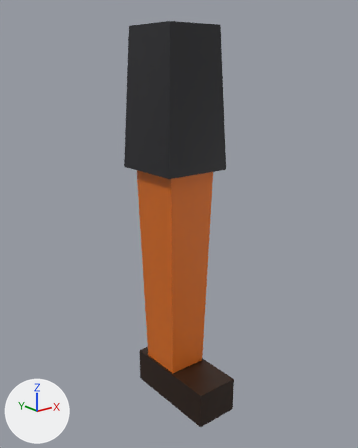
Two versions of the glTF model examples/solid-eleven/assets/shared/models/leg_k05.glb, one commit apart.
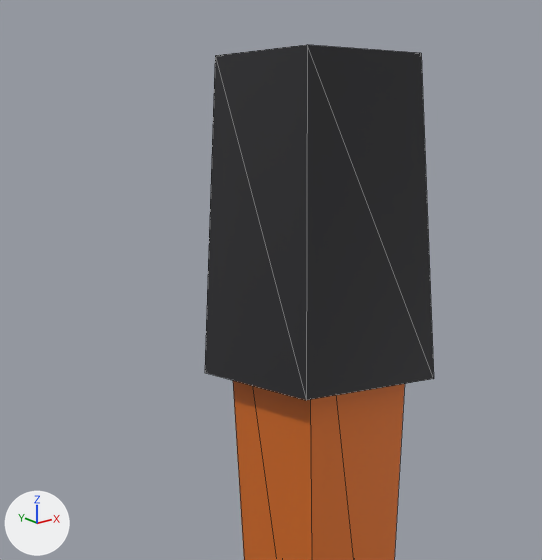
Old and new are each drawn whole from a 50 mm lens placed at (-0.729, -0.929, -0.072), pointed at (-0.009, -0.028, -0.432) and again close up on the part from 9% to 77% of the width and 0% to 56% of the height. Lighting does not change. The marker at lower left points along +X, +Y and +Z. The older version's two pictures come first. The close-ups show mesh edges as thin lines. Vertices at exactly the same position are counted once.

In view in the first close-up: 'leg_kit'.
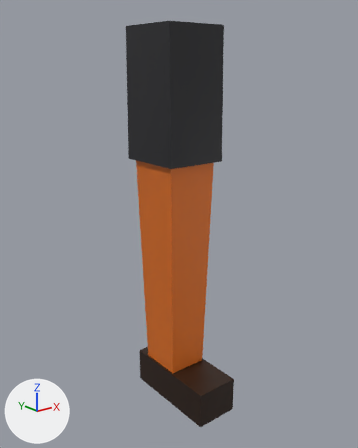
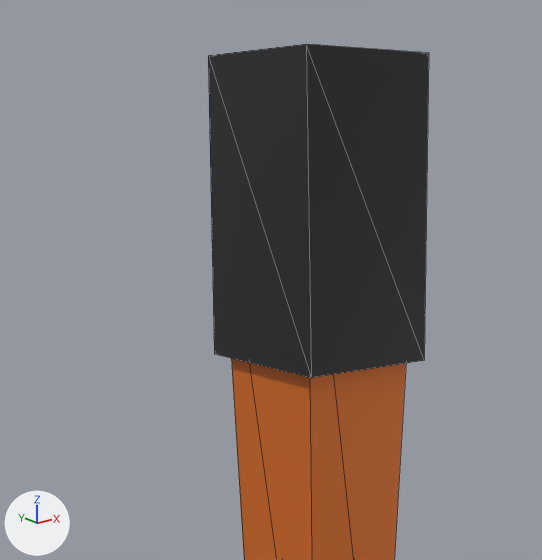
Changed parts and their boxes (x1, y1, x2, y2) in the close-ups (542 x 560 px; the box of a moved part takes in the faces that stretch with it):
'leg_kit', reshaped: before (205, 45, 434, 560); after (208, 44, 429, 560)
part 1 of me_leg_kit_005, moved or reshaped: before (205, 45, 434, 400); after (208, 44, 429, 378)

The change in detail:
me_leg_kit_005 is used by ob_leg_kit; location (0.0, 0.0, 0.0).
me_leg_kit_005 had 24 vertices, 32 faces and spanned x -0.085..0.085, y -0.17..0.09, z -0.91..0.02.
me_leg_kit_005 now has 24 vertices, 32 faces and spans x -0.075..0.075, y -0.17..0.09, z -0.91..0.02.
Part 1, on me_leg_kit_005:
Vertex 0 of me_leg_kit_005 moves from (-0.07, 0.075, 0.02) at pixel (215, 55) to (-0.075, 0.08, 0.02) at pixel (208, 55).
Vertex 1 of me_leg_kit_005 moves from (0.07, 0.075, 0.02) to (0.075, 0.08, 0.02).
Vertex 2 of me_leg_kit_005 moves from (0.085, 0.09, -0.3) to (0.075, 0.085, -0.28).
Vertex 3 of me_leg_kit_005 moves from (-0.085, 0.09, -0.3) at pixel (204, 372) to (-0.075, 0.085, -0.28) at pixel (214, 353).
Vertex 4 of me_leg_kit_005 moves from (0.07, -0.075, 0.02) at pixel (421, 53) to (0.075, -0.08, 0.02) at pixel (428, 52).
Vertex 5 of me_leg_kit_005 moves from (0.085, -0.09, -0.3) at pixel (433, 378) to (0.075, -0.085, -0.28) at pixel (424, 360).
Vertex 6 of me_leg_kit_005 moves from (-0.07, -0.075, 0.02) at pixel (307, 44) to (-0.075, -0.08, 0.02) at pixel (306, 44).
Vertex 7 of me_leg_kit_005 moves from (-0.085, -0.09, -0.3) at pixel (306, 400) to (-0.075, -0.085, -0.28) at pixel (311, 377).
